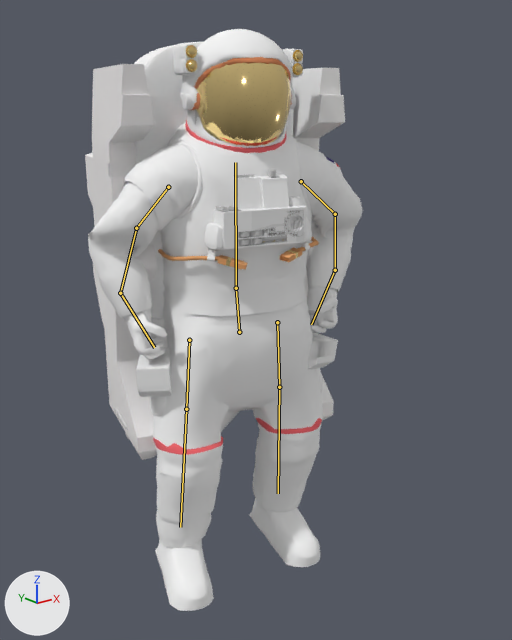
The glTF model apps/web/public/models/hangar/emu/emu_lod1.glb: old version first, new version second.
Before and after are seen from a camera (50 mm lens) standing at (-1.56, -2.08, 0.78) and looking at (0.07, -0.05, -0.03). Every picture has the same lights, and +X, +Y and +Z are marked at lower left. The first picture is the older version. Both versions are drawn at frame 1 of the action 'cruise'; the numbers are the values there. The bones that change, and the others that lie on the model, are drawn over the model as lines.

Objects in the first picture: 'emu_lod1'.
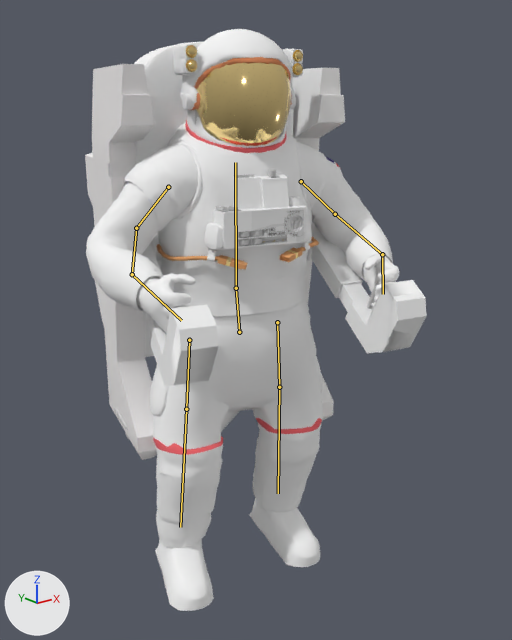
Edits to the bpy script that builds the scene:
```text
Change bone_forearm_l:
    where bone_forearm_l = bpy.data.objects['emu_rig'].pose.bones['forearm.L']  # child of 'upperarm.L'
    bone_forearm_l.rotation_quaternion: (0.839, 0.472, 0.0, 0.27) -> (1.0, 0.0, 0.0, 0.0)  # degrees (55, -15, 28) -> degrees (0, 0, 0)
Change bone_forearm_r:
    where bone_forearm_r = bpy.data.objects['emu_rig'].pose.bones['forearm.R']  # child of 'upperarm.R'
    bone_forearm_r.rotation_quaternion: (0.846, 0.04, 0.0, -0.532) -> (1.0, 0.0, 0.0, 0.0)  # degrees (4, 2, -64) -> degrees (0, 0, 0)
```

Changed parts and their boxes (x1, y1, x2, y2) in the pictures (512 x 640 px):
'emu_lod1', posed (23% wider)
    before: (85, 29, 363, 611)
    after: (85, 29, 427, 611)
bone 'forearm.L', root to tip
    before: (335, 214) to (335, 270)
    after: (335, 214) to (382, 254)
bone 'forearm.R', root to tip
    before: (136, 228) to (120, 293)
    after: (136, 228) to (132, 274)
